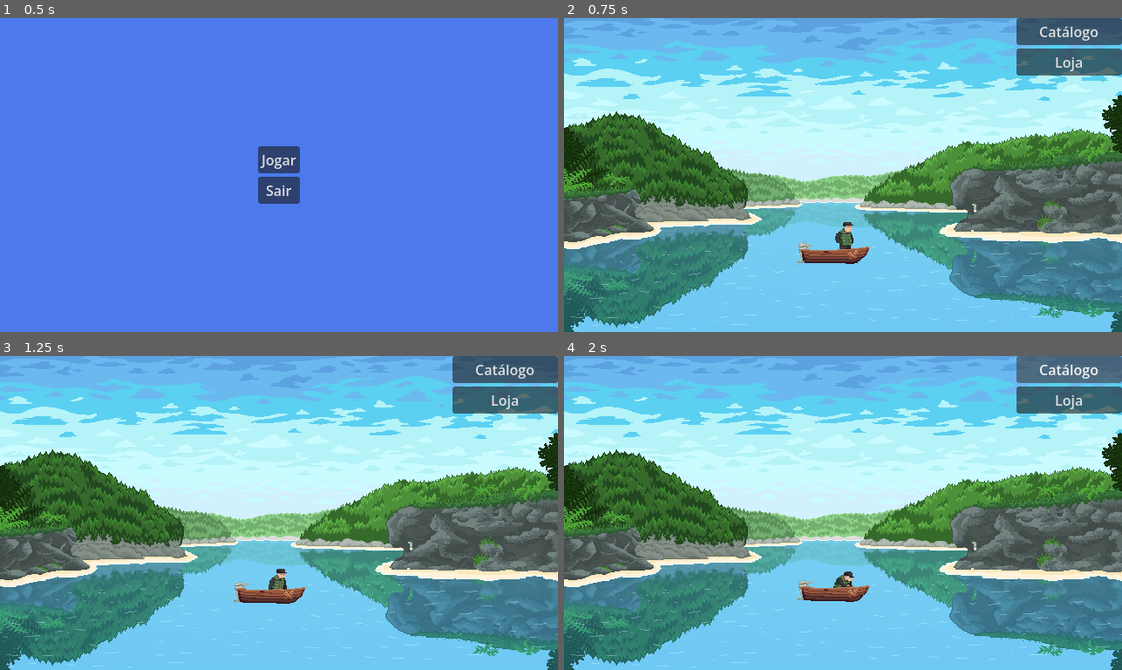
Above: before the commit, frames 1-4 (two rows, left to right).
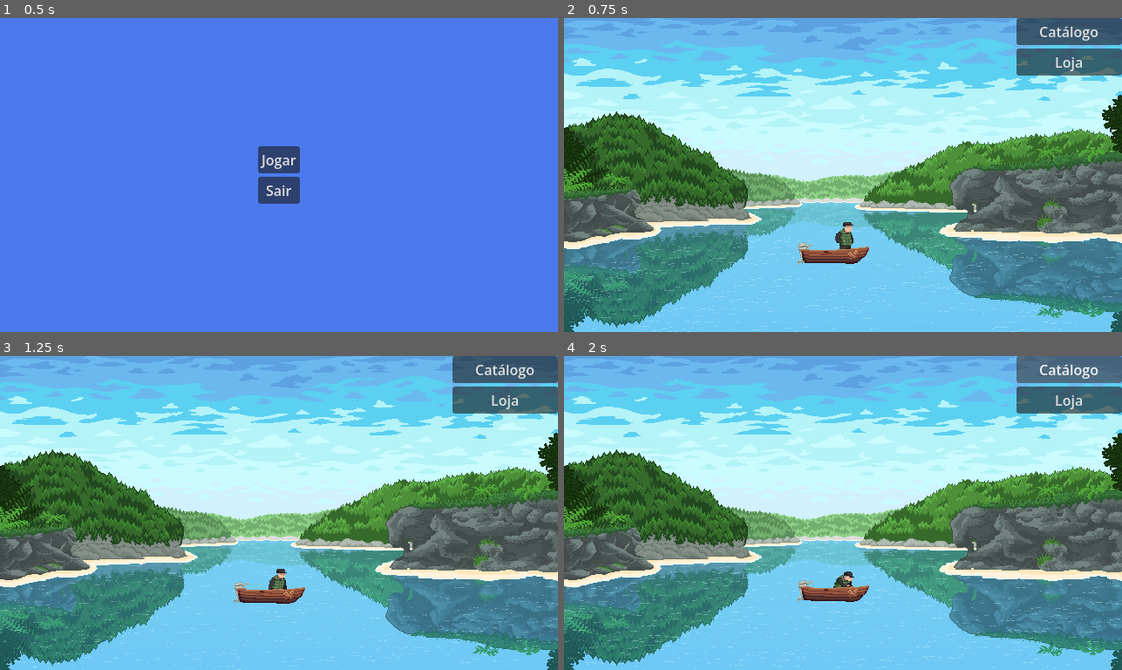
Above: after the commit, the same moments.

Repository: Bad-Onion/gyotaku
Game: Godot game, scene res://main.tscn
Same seed, same stepped clock (60 frames per second), same inputs: the game is played once before the commit and once after it. Sound files missing from this copy of the repository are replaced by a short silence.
Inputs:
- Up to frame 1 (0.5 s): no input
- Up to frame 2 (0.75 s): click "Jogar" at 0.5 s
- Up to frame 3 (1.25 s): no input
- Up to frame 4 (2 s): click "Catálogo" at 1.25 s

Frame 1 is identical in both runs. In frame 2, 1.3% of the frame differs, in the area x 0-100%, y 59-100%; in frame 3, 1.2%; in frame 4, 1.5%, in the area x 0-100%, y 58-100%.

Commit message:
add surface water animation

Diff:
--- a/gyotaku/scenes/mechanics/camera/perspective_transition_controller.gd
+++ b/gyotaku/scenes/mechanics/camera/perspective_transition_controller.gd
@@ -5,7 +5,7 @@
 @export var main_camera: Camera2D
 @export var boat: Node2D
 
-@onready var surface_water_sprite: Sprite2D = %Background/OkinawaBackground/SurfaceWater/Water
+@onready var surface_water_sprite: AnimatedSprite2D = %Background/OkinawaBackground/SurfaceWater/Water
 @onready var ceiling_water_sprite: Sprite2D = %Background/OkinawaUnderwaterBackground/CeilingLayer/UnderwaterCeiling
 @onready var depth_layer: ParallaxLayer = %Background/OkinawaUnderwaterBackground/DepthLayer
 
@@ -43,17 +43,22 @@
 
 
 func _setup_perfect_anchors() -> void:
-	if surface_water_sprite and surface_water_sprite.texture:
-		var tex_w: float = surface_water_sprite.texture.get_width()
-		var tex_h: float = surface_water_sprite.texture.get_height()
-		var start_x: float = surface_water_sprite.position.x
+	if surface_water_sprite and surface_water_sprite.sprite_frames:
+		var current_anim: StringName = surface_water_sprite.animation
+		var current_frame: int = surface_water_sprite.frame
+		var tex: Texture2D = surface_water_sprite.sprite_frames.get_frame_texture(current_anim, current_frame)
 
-		if surface_water_sprite.centered:
-			start_x -= tex_w / 2.0
+		if tex:
+			var tex_w: float = tex.get_width()
+			var tex_h: float = tex.get_height()
+			var start_x: float = surface_water_sprite.position.x
 
-		surface_water_sprite.centered = false
-		surface_water_sprite.offset = Vector2(0, -tex_h)
-		surface_water_sprite.position = Vector2(start_x, WATERLINE_Y)
+			if surface_water_sprite.centered:
+				start_x -= tex_w / 2.0
+
+			surface_water_sprite.centered = false
+			surface_water_sprite.offset = Vector2(0, -tex_h)
+			surface_water_sprite.position = Vector2(start_x, WATERLINE_Y)
 
 	if ceiling_water_sprite and ceiling_water_sprite.texture:
 		var tex_w: float = ceiling_water_sprite.texture.get_width()
--- a/gyotaku/scenes/ui/okinawa_background/okinawa_background.tscn
+++ b/gyotaku/scenes/ui/okinawa_background/okinawa_background.tscn
@@ -7,7 +7,78 @@
 [ext_resource type="Texture2D" uid="uid://fteem8mo0l4" path="res://assets/backgrounds/okinawa/surface/Montanha_Esquerda_2.png" id="5_d637k"]
 [ext_resource type="Texture2D" uid="uid://bpd5wedggpu32" path="res://assets/backgrounds/okinawa/surface/Montanha_Esquerda_1.png" id="6_8p0c7"]
 [ext_resource type="Texture2D" uid="uid://bj5lakp8jvqde" path="res://assets/backgrounds/okinawa/surface/Montanha_Direita_1.png" id="7_1d3g0"]
-[ext_resource type="Texture2D" uid="uid://hursjd8g8ixf" path="res://assets/backgrounds/okinawa/surface/agua.png" id="8_4f0ou"]
+[ext_resource type="Texture2D" uid="uid://p26m3rlak2ow" path="res://assets/backgrounds/okinawa/surface/Animacao_agua_Sheet.png" id="8_4f0ou"]
+
+[sub_resource type="AtlasTexture" id="AtlasTexture_uekg8"]
+atlas = ExtResource("8_4f0ou")
+region = Rect2(0, 0, 640, 360)
+
+[sub_resource type="AtlasTexture" id="AtlasTexture_pmoxm"]
+atlas = ExtResource("8_4f0ou")
+region = Rect2(640, 0, 640, 360)
+
+[sub_resource type="AtlasTexture" id="AtlasTexture_d637k"]
+atlas = ExtResource("8_4f0ou")
+region = Rect2(1280, 0, 640, 360)
+
+[sub_resource type="AtlasTexture" id="AtlasTexture_8p0c7"]
+atlas = ExtResource("8_4f0ou")
+region = Rect2(1920, 0, 640, 360)
+
+[sub_resource type="AtlasTexture" id="AtlasTexture_1d3g0"]
+atlas = ExtResource("8_4f0ou")
+region = Rect2(2560, 0, 640, 360)
+
+[sub_resource type="AtlasTexture" id="AtlasTexture_ua4vl"]
+atlas = ExtResource("8_4f0ou")
+region = Rect2(3200, 0, 640, 360)
+
+[sub_resource type="AtlasTexture" id="AtlasTexture_tb6nm"]
+atlas = ExtResource("8_4f0ou")
+region = Rect2(3840, 0, 640, 360)
+
+[sub_resource type="AtlasTexture" id="AtlasTexture_mnwv1"]
+atlas = ExtResource("8_4f0ou")
+region = Rect2(4480, 0, 640, 360)
+
+[sub_resource type="AtlasTexture" id="AtlasTexture_w52wj"]
+atlas = ExtResource("8_4f0ou")
+region = Rect2(5120, 0, 640, 360)
+
+[sub_resource type="SpriteFrames" id="SpriteFrames_y1kf3"]
+animations = [{
+"frames": [{
+"duration": 1.0,
+"texture": SubResource("AtlasTexture_uekg8")
+}, {
+"duration": 1.0,
+"texture": SubResource("AtlasTexture_pmoxm")
+}, {
+"duration": 1.0,
+"texture": SubResource("AtlasTexture_d637k")
+}, {
+"duration": 1.0,
+"texture": SubResource("AtlasTexture_8p0c7")
+}, {
+"duration": 1.0,
+"texture": SubResource("AtlasTexture_1d3g0")
+}, {
+"duration": 1.0,
+"texture": SubResource("AtlasTexture_ua4vl")
+}, {
+"duration": 1.0,
+"texture": SubResource("AtlasTexture_tb6nm")
+}, {
+"duration": 1.0,
+"texture": SubResource("AtlasTexture_mnwv1")
+}, {
+"duration": 1.0,
+"texture": SubResource("AtlasTexture_w52wj")
+}],
+"loop": true,
+"name": &"default",
+"speed": 10.0
+}]
 
 [node name="OkinawaBackground" type="ParallaxBackground" unique_id=1771425792]
 
@@ -51,7 +122,9 @@
 [node name="SurfaceWater" type="ParallaxLayer" parent="." unique_id=1864668906]
 unique_name_in_owner = true
 
-[node name="Water" type="Sprite2D" parent="SurfaceWater" unique_id=7033961]
+[node name="Water" type="AnimatedSprite2D" parent="SurfaceWater" unique_id=777080062]
 unique_name_in_owner = true
-texture = ExtResource("8_4f0ou")
+sprite_frames = SubResource("SpriteFrames_y1kf3")
+autoplay = "default"
+frame_progress = 0.17162381
 centered = false
Binary file added: gyotaku/assets/backgrounds/okinawa/surface/Animacao_agua_Sheet.png
Not shown, added: gyotaku/assets/backgrounds/okinawa/surface/Animacao_agua_Sheet.png.import
